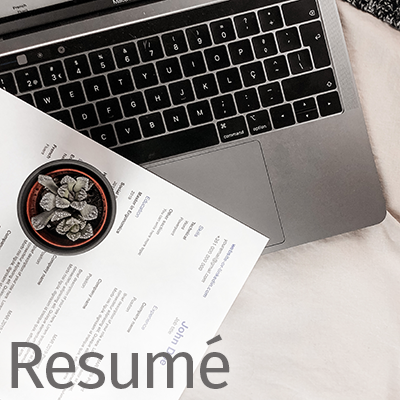
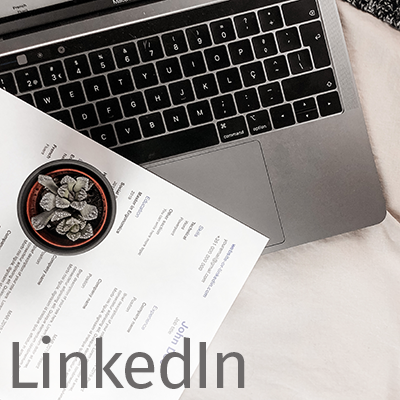
Two versions of the same layered image (400x400). Layer-by-layer changes:
painted on "Resume" over [11, 334, 245, 389]
